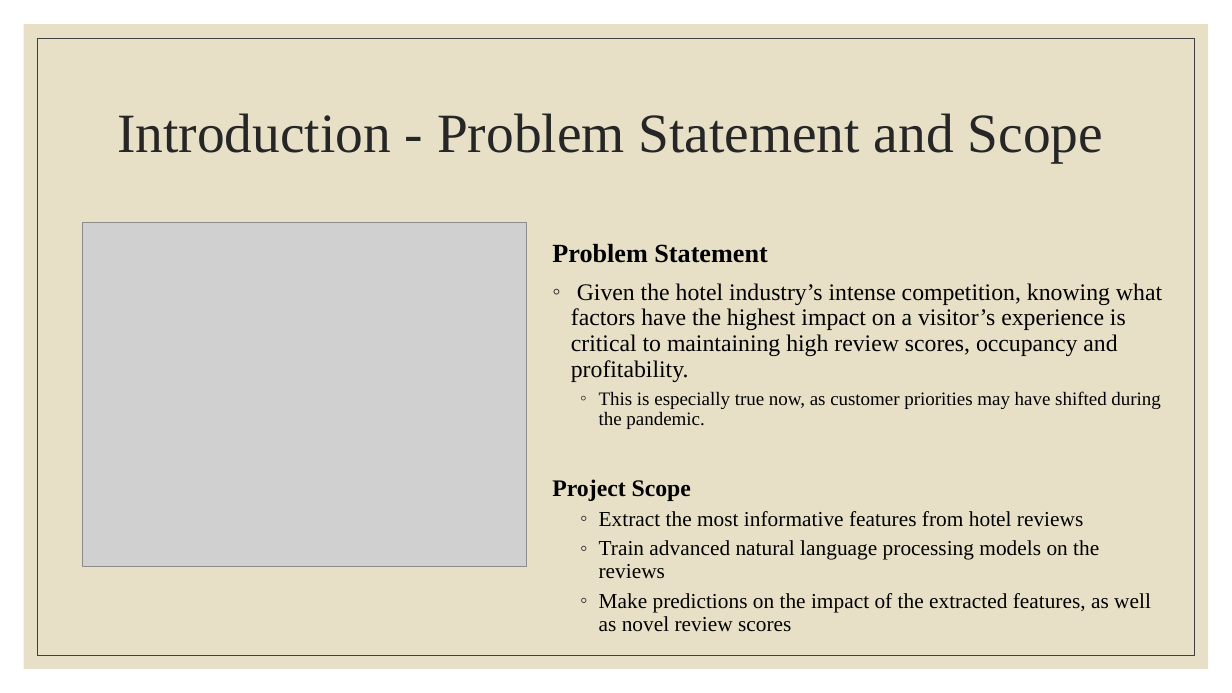
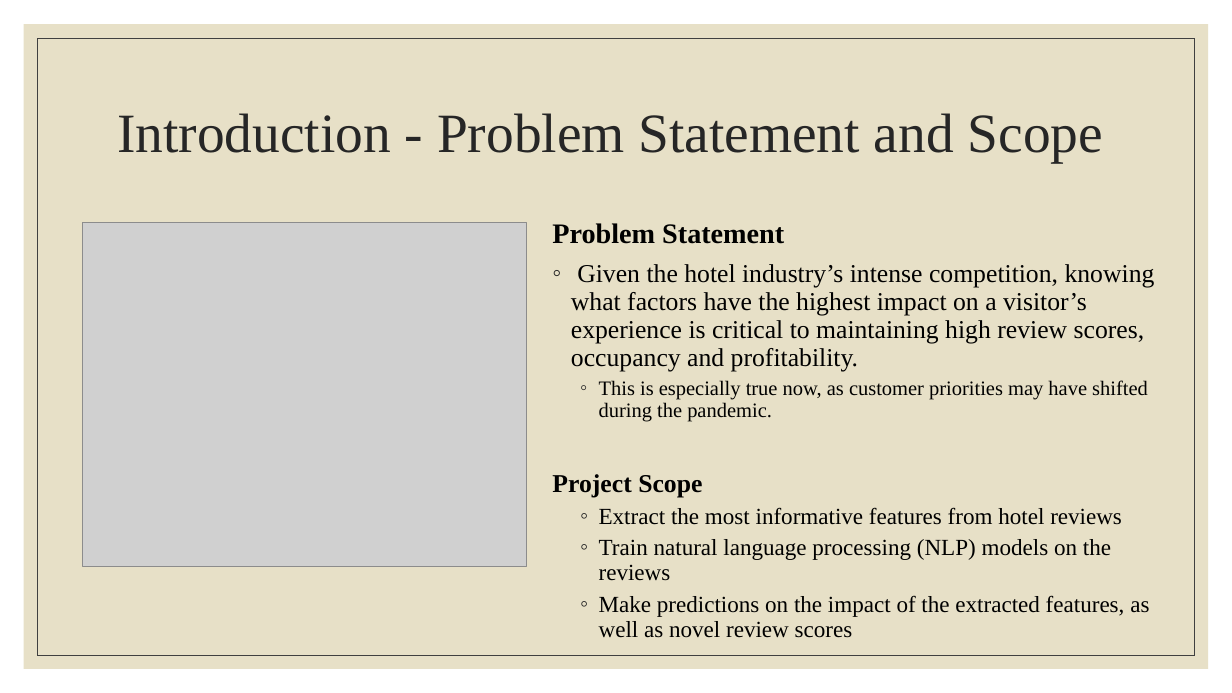
Before and after one commit to m-mcdougall/Capstone-DATS6501, a slide deck: slide 4 of Presentations/Capstone Presentation_MarikoMcDougall.pptx. Drawn at 1232x693 pixels with LibreOffice and Linux fonts; fonts in the diff are those of the drawing; grey boxes stand for pictures. Boxes give left, top, right and bottom in pixels: in the first picture for what was removed or moved away, otherwise in the second. Text is boxed around its words. In the diff, an @@ line names an element or a change of style, - is before the commit and + after.

```diff
--- a/Presentations/Capstone Presentation_MarikoMcDougall.pptx
+++ b/Presentations/Capstone Presentation_MarikoMcDougall.pptx
@@ text "Problem Statement" moved from (x1=552, y1=244, x2=1162, y2=632) to (x1=552, y1=223, x2=1155, y2=638) @@
@@ text at (x1=552, y1=223, x2=1155, y2=638): size 20.4 to 22 pt in "Problem Statement"; size 18.5 to 20 pt in "Given the hotel industry’s intense competition, knowing ...", "Project Scope"; size 14.8 to 16 pt in "This is especially true now, as customer ..."; size 16.6 to 18 pt in "Extract the most informative features from hotel ...", "Make predictions on the impact of the ..." @@
@@ text at (x1=599, y1=539, x2=1111, y2=581): text changed; size 16.6 to 18 pt @@
-  ◦ Train advanced natural language processing models on the reviews
+  ◦ Train natural language processing (NLP) models on the reviews
```
Also in this commit, not shown: 6 other slides changed, 3 slides added.
